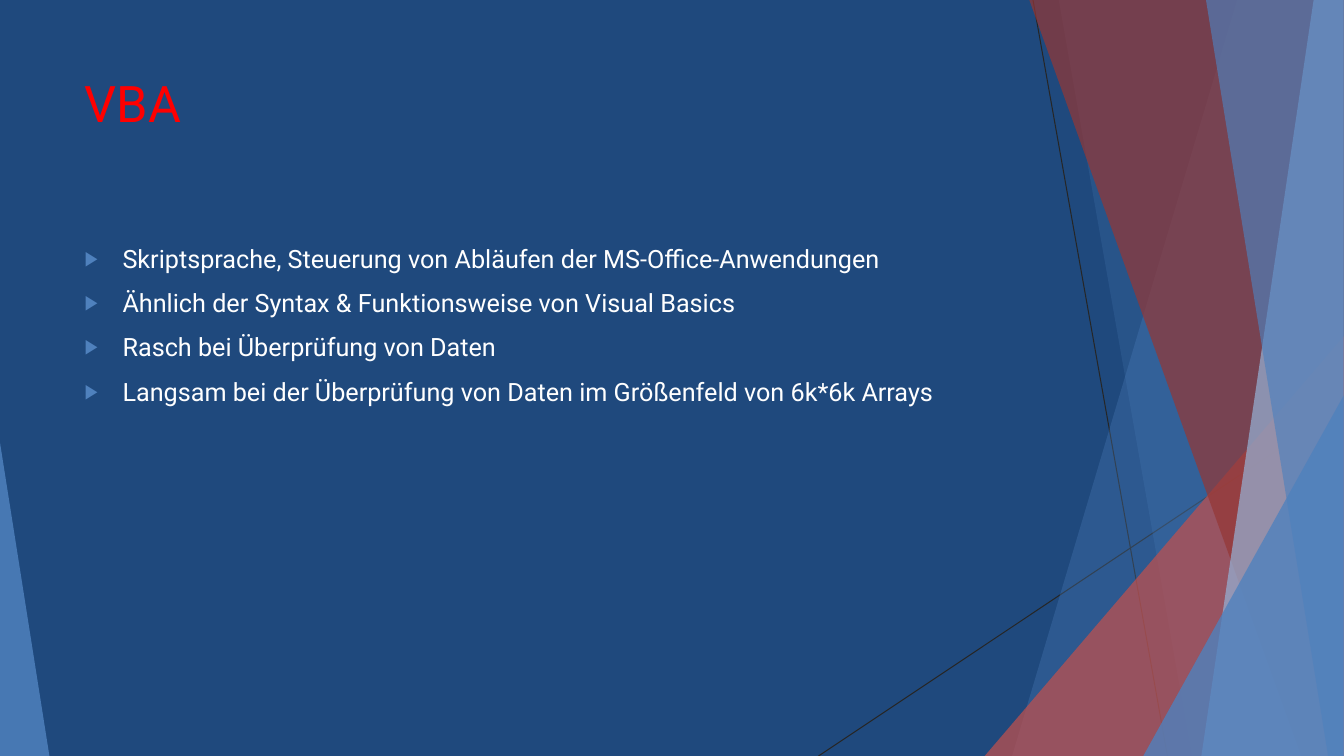
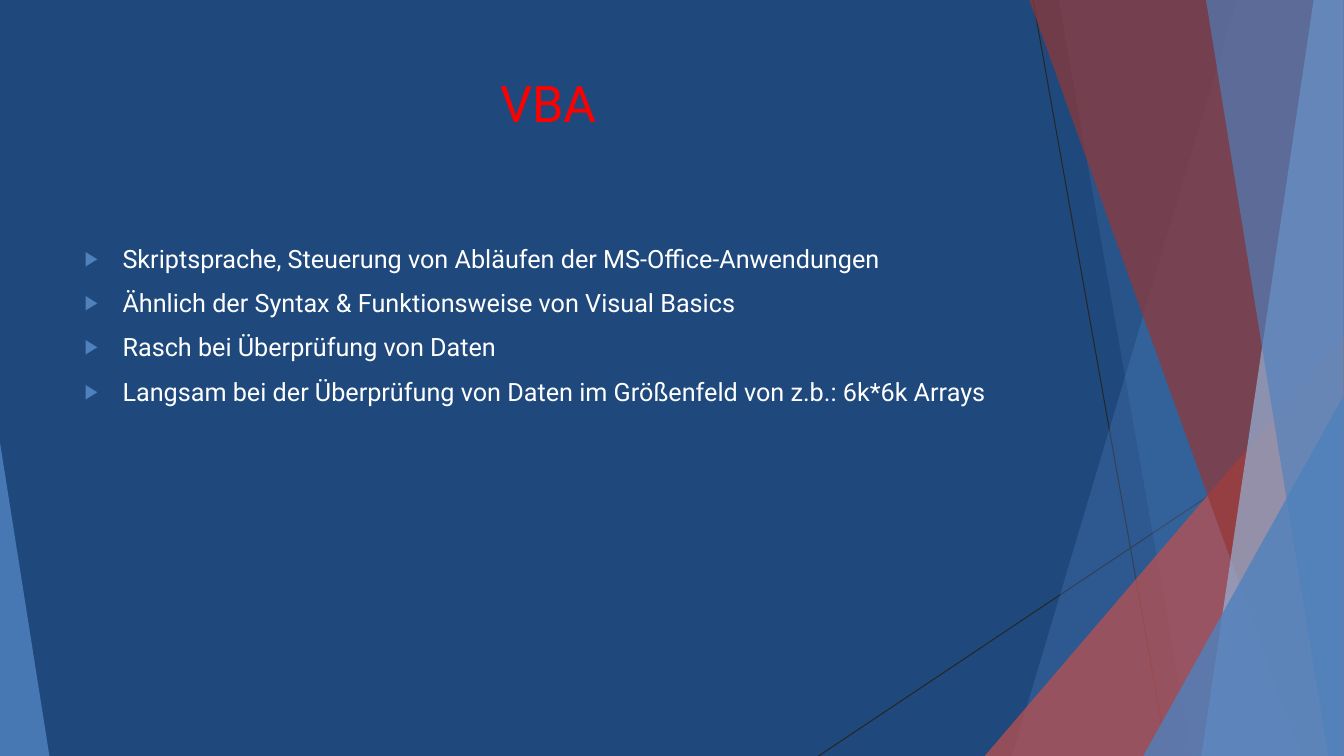
Before and after one commit to Grubchri/DBI, a slide deck: slide 5 of Microsoft Access.pptx. Drawn at 1344x756 pixels with LibreOffice and Linux fonts; fonts in the diff are those of the drawing. Boxes give left, top, right and bottom in pixels: in the first picture for what was removed or moved away, otherwise in the second. Text is boxed around its words. In the diff, an @@ line names an element or a change of style, - is before the commit and + after.

```diff
--- a/Microsoft Access.pptx
+++ b/Microsoft Access.pptx
@@ title "VBA" at (500, 86, 596, 122): alignment left to centre @@
@@ text at (123, 379, 985, 407): text changed @@
-▶ Langsam bei der Überprüfung von Daten im Größenfeld von 6k*6k Arrays
+▶ Langsam bei der Überprüfung von Daten im Größenfeld von z.b.: 6k*6k Arrays
```
Also in this commit, not shown: 1 other slide changed, 8 slides added, 1 other file.
